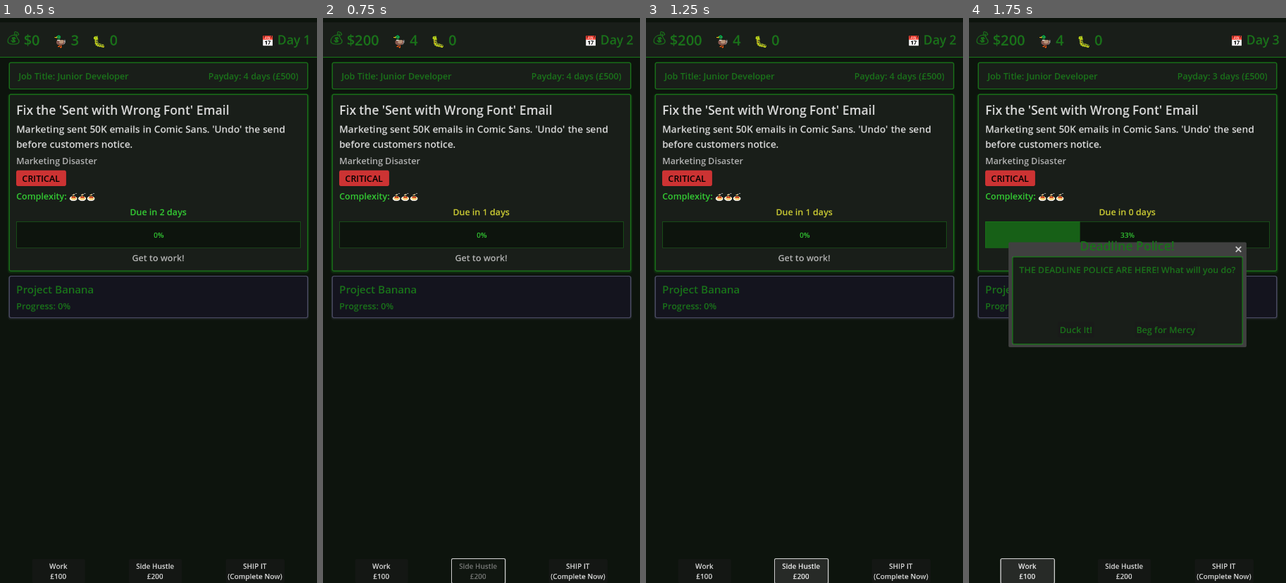
Above: before the commit, frames 1-4 (left to right).
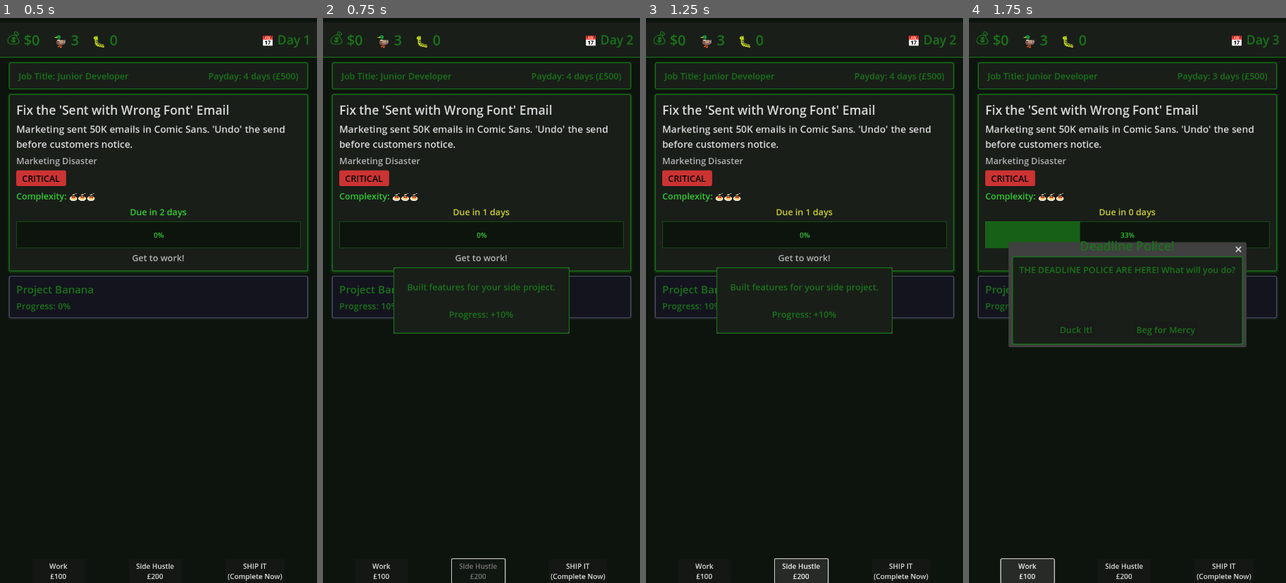
Above: after the commit, the same moments.

Repository: lmchoi/alt-f-this
Game: Godot game, scene res://scenes/game_ui.tscn
Two runs of this game, one before a commit and one after it. Both use one fixed random seed, a clock stepped at 60 frames per second and the inputs below.
Inputs:
- Up to frame 1 (0.5 s): no input
- Up to frame 2 (0.75 s): click "Side Hustle £200" at 0.5 s
- Up to frame 3 (1.25 s): no input
- Up to frame 4 (1.75 s): click "Work £100" at 1.25 s

Frame 1 is identical in both runs. In frame 2, 1.3% of the frame differs, in the area x 10-78%, y 3-56%; in frame 3, 1.3%; in frame 4, 0.3%.

Commit message:
Update HUSTLE to build side project progress instead of instant cash

Diff:
--- a/autoloads/game_manager.gd
+++ b/autoloads/game_manager.gd
@@ -293,17 +293,12 @@
 func hustle() -> ActionOutcome:
 	print('hustle')
 
-	# Side hustle pays immediately (freelance work, not company payroll)
-	money += HUSTLE_PAY
-
-	# Check if task is overdue
-	if day > current_task.due_day:
-		# Guilt/stress from ignoring work - costs a duck instead of gaining
-		ducks -= 1  # Net -1 (normally would gain +1)
-		event_occurred.emit({"text": "Side hustling while work is overdue...\n\nYou're ignoring the deadline.\n\nStress mounting.\n\n-1 duck", "money": 0, "ducks": 0})
-	else:
-		# Normal duck gain when not overdue
-		ducks += 1
+	# Progress side project (10% per hustle)
+	var progress_gain = 10
+	side_project.progress = min(100, side_project.progress + progress_gain)
+	side_project_updated.emit(side_project)
+
+	event_occurred.emit({"text": "Built features for your side project.\n\nProgress: +%d%%" % progress_gain, "money": 0, "ducks": 0})
 
 	return ActionOutcome.NORMAL
 
Not shown, changed: reference/implementation-status.md
